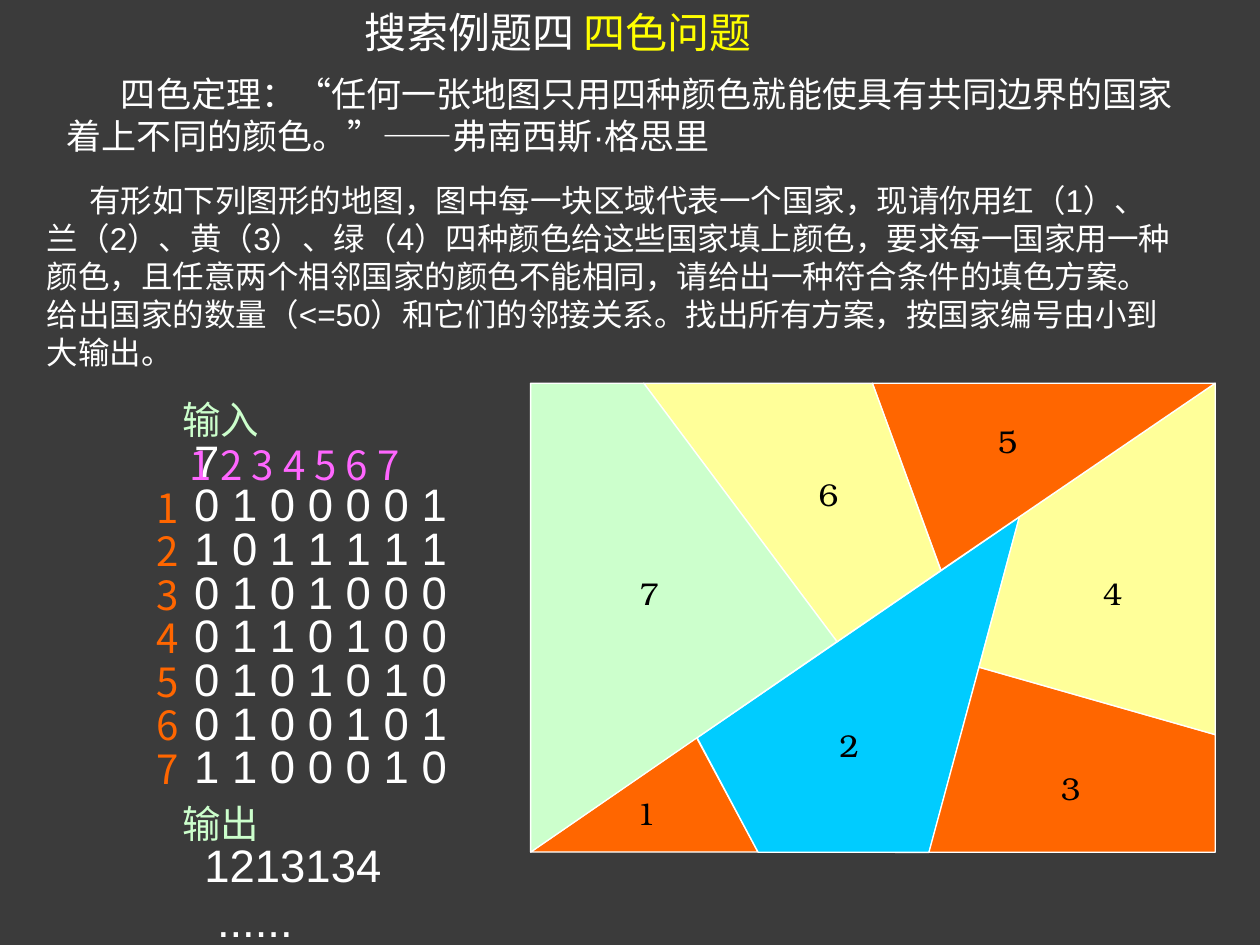
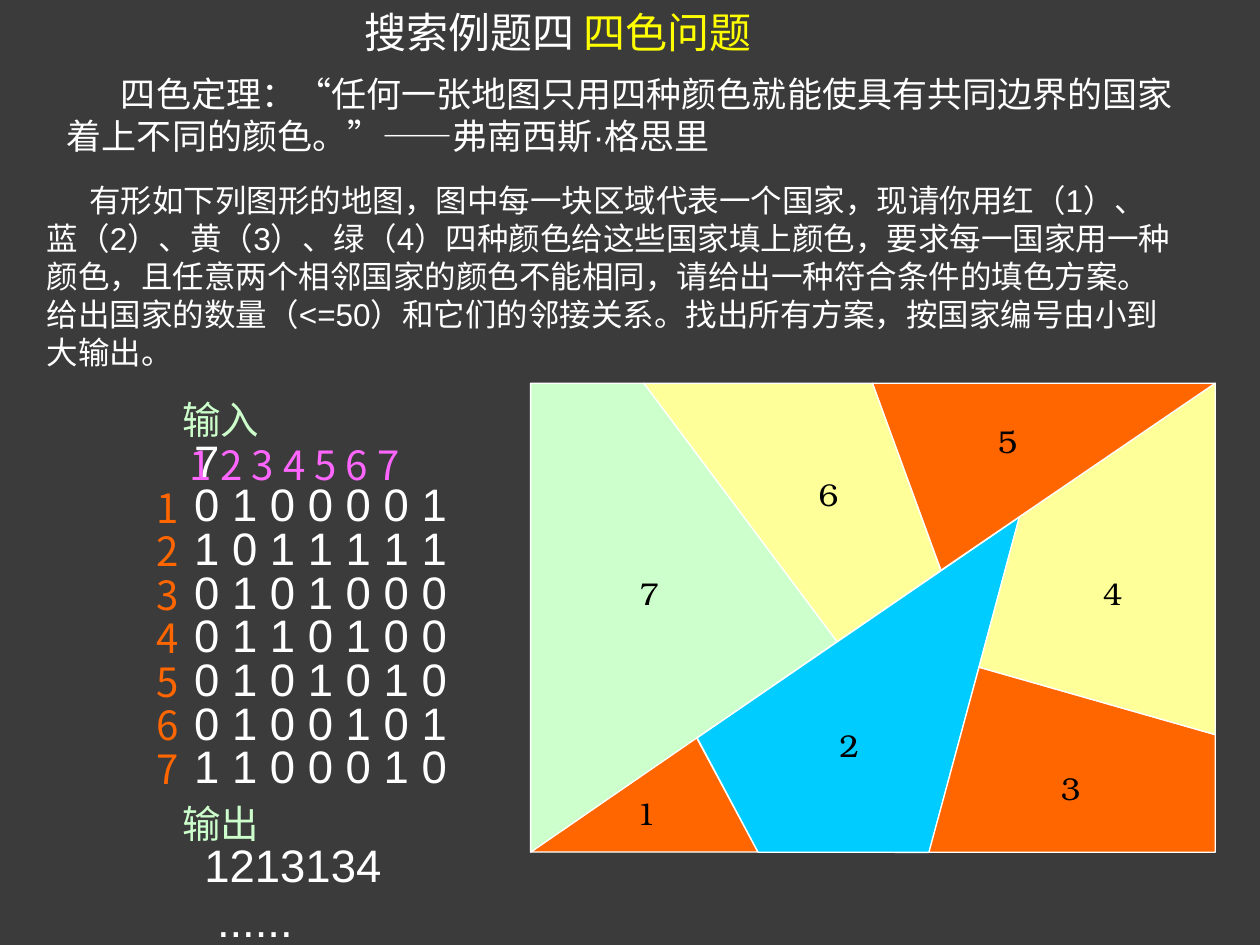
Before and after one commit to Adnios/Class, a slide deck: slide 17 of C++资料包/暴力枚举+搜索/搜索基础1_DFS.ppt. Drawn at 1260x945 pixels with LibreOffice and Linux fonts; fonts in the diff are those of the drawing. Boxes give left, top, right and bottom in pixels: in the first picture for what was removed or moved away, otherwise in the second. Text is boxed around its words. In the diff, an @@ line names an element or a change of style, - is before the commit and + after.

Commit message:
git.sh

```diff
--- a/C++资料包/暴力枚举+搜索/搜索基础1_DFS.ppt
+++ b/C++资料包/暴力枚举+搜索/搜索基础1_DFS.ppt
@@ text at bbox=[47, 185, 1171, 367]: text changed @@
-有形如下列图形的地图，图中每一块区域代表一个国家，现请你用红（1）、兰（2）、黄（3）、绿（4）四种颜色给这些国家填上颜色，要求每一国家用一种颜色，且任意两个相邻国家的颜色不能相同，请给出一种符合条件的填色方案。给出国家的数量（<=50）和它们的邻接关系。找出所有方案，按国家编号由小到大输出。
+有形如下列图形的地图，图中每一块区域代表一个国家，现请你用红（1）、蓝（2）、黄（3）、绿（4）四种颜色给这些国家填上颜色，要求每一国家用一种颜色，且任意两个相邻国家的颜色不能相同，请给出一种符合条件的填色方案。给出国家的数量（<=50）和它们的邻接关系。找出所有方案，按国家编号由小到大输出。
```
Also in this commit, not shown: 3 other slides changed, 1 slide added, 1 slide removed.
